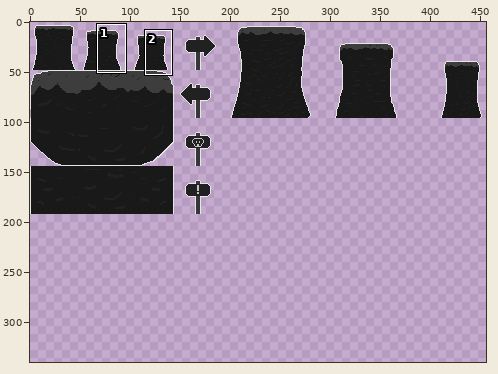
Pixel-art file: Assets/Art/Background/aseprite grid.aseprite. Above: a wide view before the commit, with the close-up outlined.
Close-up. Old version:
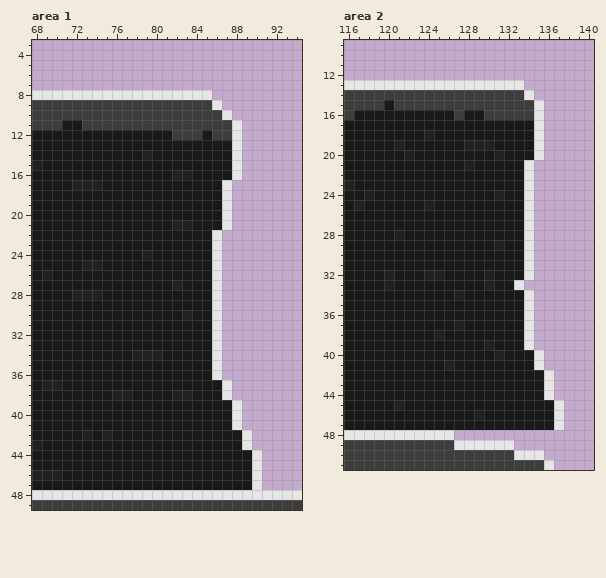
480x480 pixels, 1 frame. Colours within 5 levels of each other are drawn and written as one. Shown: area 1: x 68..94, y 3..49; area 2: x 116..140, y 9..51. The wide view leaves out empty margins. The commit also changed other parts of the picture, which this record leaves out.
After:
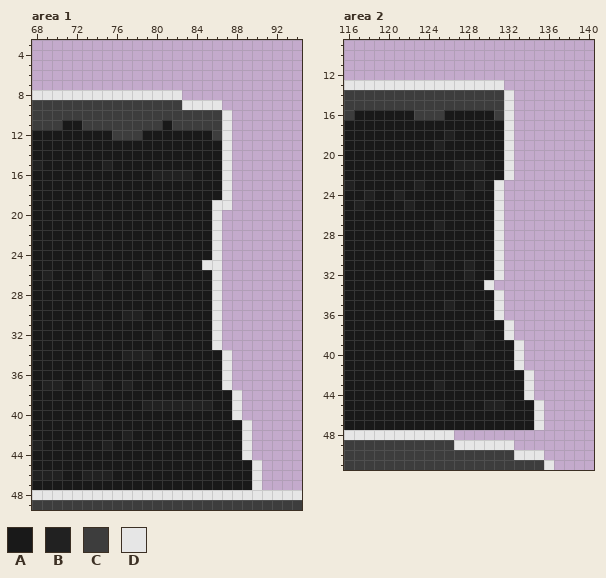
Palette (. is transparent): A #191919  B #212121  C #3d3d3d  D #e6e6e6
Difference:
Changed rows in their new state; - is an unchanged pixel.
Area 1:
first column x 72:
 8 -----------...-----
 9 -----------DDD-----
11 ---------A-----D.--
12 ----CCC---AAA--D.--
13 ---------------D.--
14 -------A-------D.--
15 ---B-----------D.--
16 --------BB-----D.--
17 AAA----------------
19 --------------D----
20 --------------D.---
21 ----------AA--D.---
24 -------A-----------
25 -AA----------D-----
26 --B----B-----------
27 ----------A--------
28 AAA----------------
30 -----BB----A-------
32 --------B----------
34 -----B--A-----AD---
35 --------------AD---
36 --------------AD---
37 -BB--B-------------
38 ----AA----AA---AD--
39 -------BBBBBBB-----
41 ----------------AD-
42 -A-A-B-------------
43 ---B---------------
44 -----------------D.
46 -BBB---------------
Area 2:
first column x 120:
13 ------------..----
14 ------------D..---
15 C-----------D...--
16 ---CCC-A--A-D...--
17 ------------D...--
18 ----A-B-----D...--
19 -A---B--AAA-D...--
20 --A--------AD...--
21 -------B-B--D..---
22 ------------D..---
23 ---B-----B-D...---
24 -B-----B---D...---
25 --B-A------D...---
26 -----------D...---
27 -----B-----D...---
28 -A---------D...---
29 -----------D...---
30 -----------D...---
31 ----B---B--D...---
32 A---AA--B-AD...---
33 A---------D...----
34 -------A---D...---
35 ------B----D...---
36 -----------D...---
37 -------A----D..---
38 -----A---B--D..---
39 --------B-A--D.---
40 -----------A-D..--
41 ------A------D..--
42 --------------D..-
43 -----B--------D..-
44 --------------D..-
45 -A--------BB---D..
46 ---------A-----D..
47 ---------------D..
